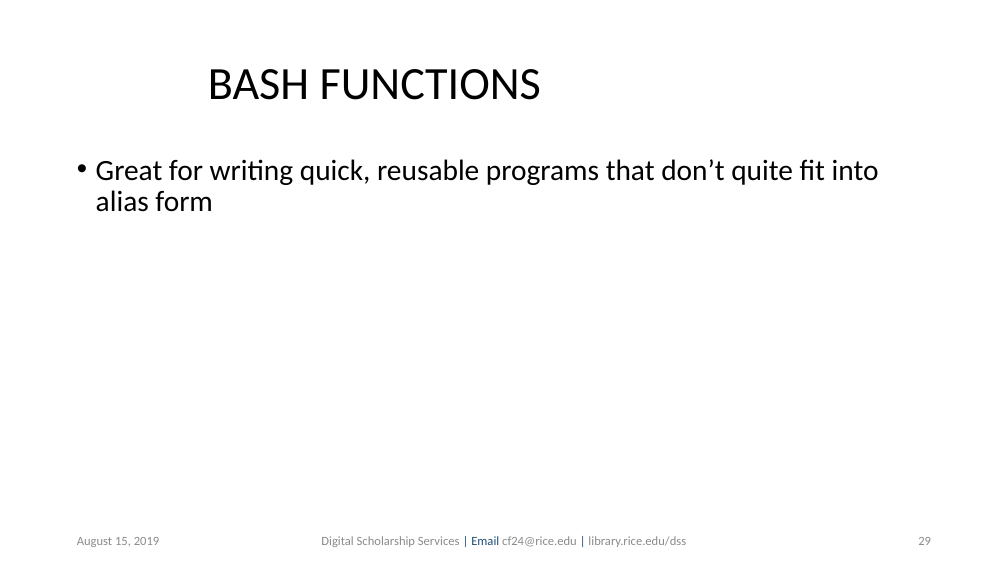
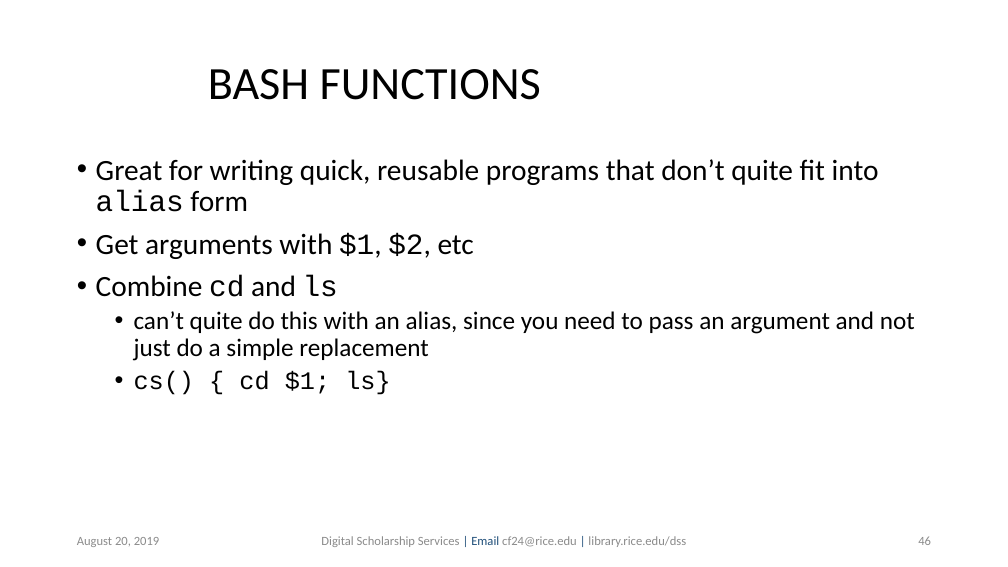
Before and after one commit to bakitybacon/rice-data-and-donuts, a slide deck: slide 46 of bash/Introduction to Bash.pptx (slide 29 before the commit). Drawn at 1008x567 pixels with LibreOffice and Linux fonts; fonts in the diff are those of the drawing; background and template pictures are left out. Boxes give left, top, right and bottom in pixels: in the first picture for what was removed or moved away, otherwise in the second. Text is boxed around its words. In the diff, an @@ line names an element or a change of style, - is before the commit and + after.

```diff
--- a/bash/Introduction to Bash.pptx
+++ b/bash/Introduction to Bash.pptx
@@ text at (x1=96, y1=159, x2=879, y2=212): font Calibri to Courier New in "alias" @@
@@ text at (x1=96, y1=233, x2=915, y2=395): paragraphs added @@
+• Get arguments with $1, $2, etc
+• Combine cd and ls
+  • can’t quite do this with an alias, since you need to pass an argument and not just do a simple replacement
+  • cs() { cd $1; ls}
@@ text at (x1=77, y1=537, x2=160, y2=547): text changed @@
-August 15, 2019
+August 20, 2019
@@ page number at (x1=918, y1=536, x2=931, y2=545): text changed @@
-29
+46
```
Also in this commit, not shown: 41 other slides changed, 6 slides added, 1 slide removed.
